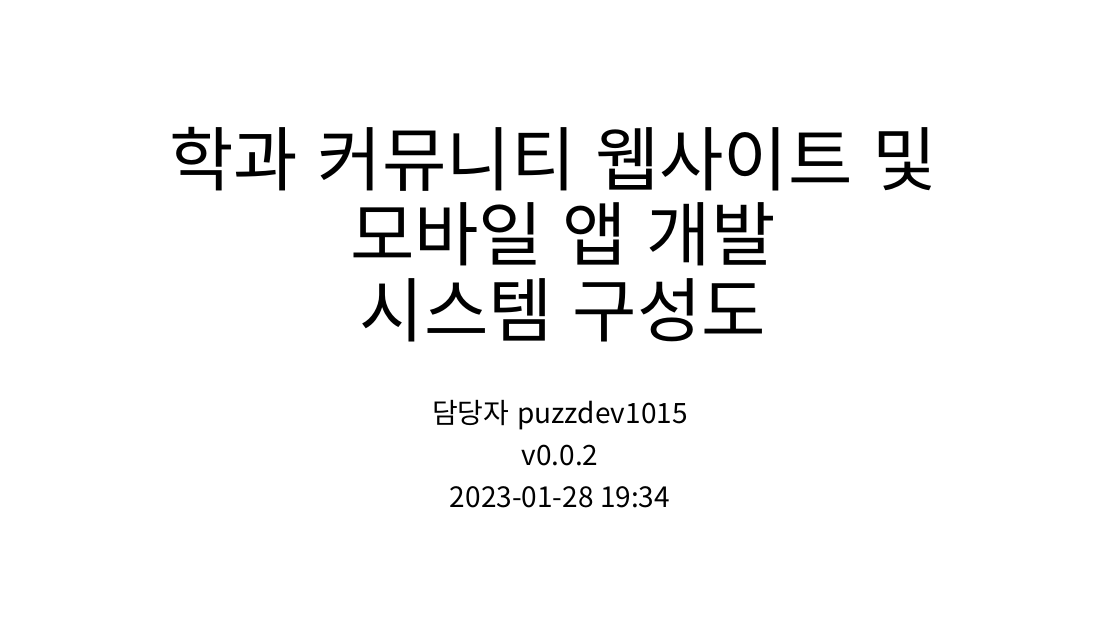
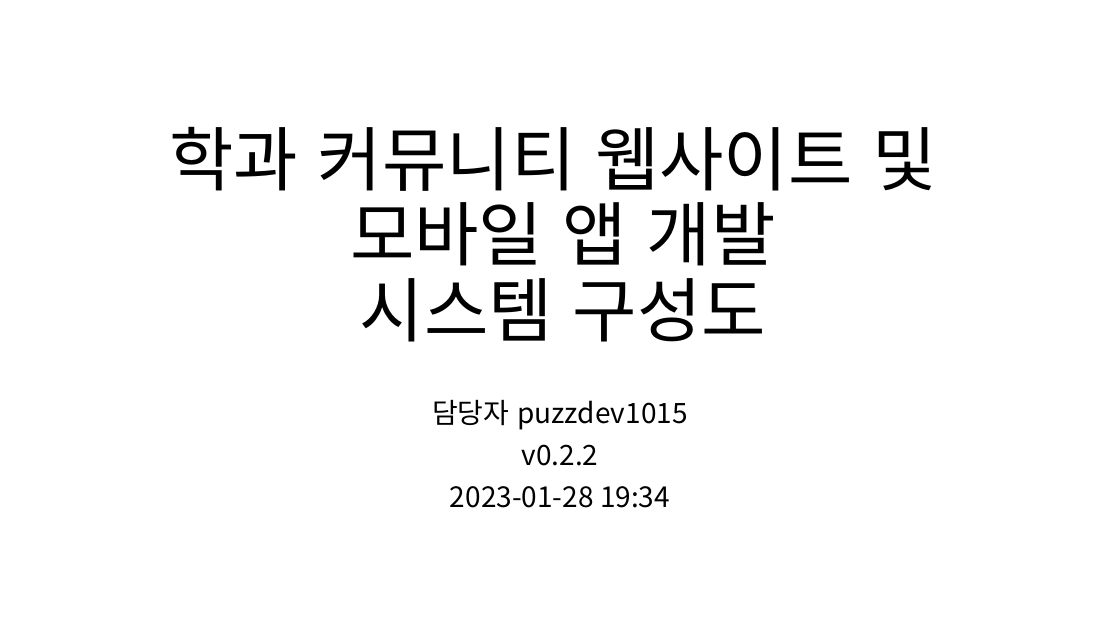
Before and after one commit to kkevin811015/MyDepartmentArchive, a slide deck: slide 1 of Documents/Requirements/service_order_client/raw/학과 커뮤니티 웹사이트 및 모바일 앱 개발 시스템 구성도.pptx. Drawn at 1120x630 pixels with LibreOffice and Linux fonts; fonts in the diff are those of the drawing. Boxes give left, top, right and bottom in pixels: in the first picture for what was removed or moved away, otherwise in the second. Text is boxed around its words. In the diff, an @@ line names an element or a change of style, - is before the commit and + after.

Commit message:
RFP 시스템 구성도 v0.2.2 [2023-01-28 20:39]

```diff
--- a/Documents/Requirements/service_order_client/raw/학과 커뮤니티 웹사이트 및 모바일 앱 개발 시스템 구성도.pptx
+++ b/Documents/Requirements/service_order_client/raw/학과 커뮤니티 웹사이트 및 모바일 앱 개발 시스템 구성도.pptx
@@ subtitle at (522,444,599,466): text changed @@
-v0.0.2
+v0.2.2
```
Also in this commit, not shown: 3 other slides changed.
